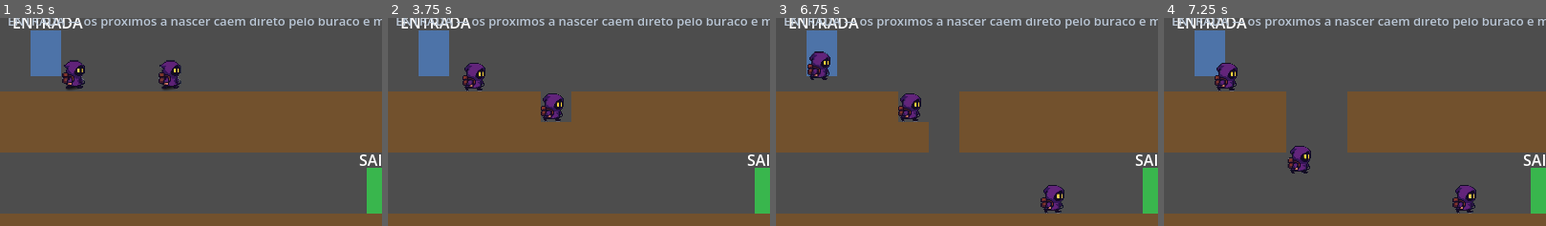
Above: before the commit, frames 1-4 (left to right).
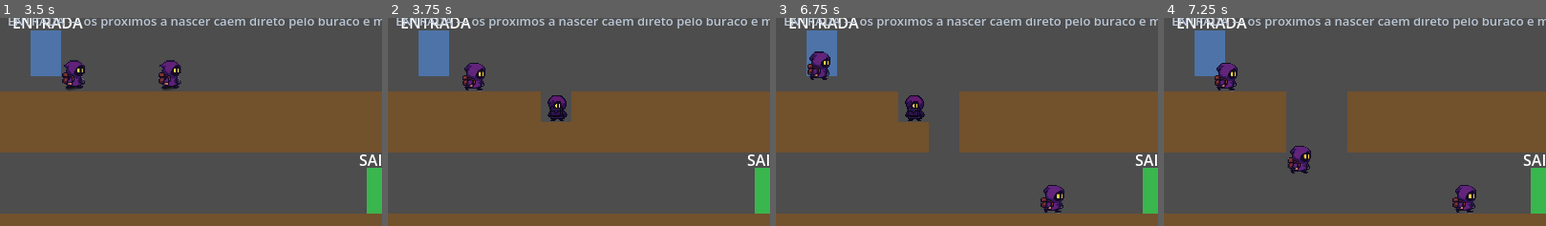
Above: after the commit, the same moments.

Repository: Thiago-FR/lemmings-copy
Game: Godot game, scene res://scenes/main/main_menu.tscn
Same seed, same stepped clock (60 frames per second), same inputs: the game is played once before the commit and once after it.
Inputs (mouse positions are % of the whole screen's width and height, from its top left):
- Up to frame 1 (3.5 s): click "Digger" at 0.5 s; click "Digger (3)" at 1.25 s; click "Digger (3)" at 2 s; click "Digger (3)" at 2.75 s
- Up to frame 2 (3.75 s): tap Enter at 3.5 s; drag from (23, 31) to (50, 59) at 3.52 s
- Up to frame 3 (6.75 s): click "Digger (2)" at 4.25 s; click "Digger (2)" at 5 s; click "Digger (2)" at 5.75 s; drag from (17, 31) to (50, 59) at 6.52 s
- Up to frame 4 (7.25 s): no input
The pictures show only the part of the screen within x 0-50%, y 17-67%; the shares and areas given below are measured in that part.

Frame 1 is identical in both runs. In frame 2, 0.6% of the frame differs, in the area x 40-47%, y 36-50%; in frame 3, 0.6%; in frame 4, nothing differs.

Commit message:
Add a front-facing digging animation built from the existing wizard art
Composited rather than drawn: at ~30x34 on screen anything hand-authored
next to these frames reads as a different character, which an earlier
attempt at a from-scratch sprite demonstrated.

tools/build_dig_frames.py starts from the back-facing climb frame, which
already has the symmetric silhouette and two legs, erases the backpack and
the blur halo around it, refills from the robe colour sampled per row, and
pastes the hood opening and eyes from a walk frame into the centre. Four
frames squash the body vertically with the feet pinned.

Dark pixels are deliberately left alone — they are the outline, the arm
seams and the gap between the legs, and clearing them along with the
backpack flattened the body into a featureless blob. The per-row refill
takes the brightest quarter of each row rather than its mean, because a
row's robe pixels are mostly the shaded sides and averaging them left a
dark band across the chest.

Python here rather than GDScript (unlike build_terrain_tileset.gd) because
it is per-pixel mask work.

Co-Authored-By: Claude Opus 5 (1M context) <noreply@anthropic.com>

Diff:
--- a/scenes/characters/lemming.tscn
+++ b/scenes/characters/lemming.tscn
@@ -10,9 +10,34 @@
 [ext_resource type="Texture2D" uid="uid://i054bx3k7m67" path="res://assets/sprites/characters/wizard/climb_aligned_2.png" id="8_climb2"]
 [ext_resource type="Texture2D" uid="uid://t8c8n0j0lvvr" path="res://assets/sprites/characters/wizard/climb_aligned_3.png" id="9_climb3"]
 
+[ext_resource type="Texture2D" uid="uid://b7u3nclgd1vf7" path="res://assets/sprites/characters/wizard/dig_aligned_0.png" id="10_dig0"]
+[ext_resource type="Texture2D" uid="uid://cq2qicl02d6r7" path="res://assets/sprites/characters/wizard/dig_aligned_1.png" id="11_dig1"]
+[ext_resource type="Texture2D" uid="uid://dk2216q7rckw3" path="res://assets/sprites/characters/wizard/dig_aligned_2.png" id="12_dig2"]
+[ext_resource type="Texture2D" uid="uid://cu64x4nxuoxgb" path="res://assets/sprites/characters/wizard/dig_aligned_3.png" id="13_dig3"]
+
 [sub_resource type="SpriteFrames" id="SpriteFrames_lemming"]
 resource_name = "wizard_placeholder"
 animations = [{
+"frames": [{
+"duration": 1.0,
+"texture": ExtResource("10_dig0")
+},
+{
+"duration": 1.0,
+"texture": ExtResource("11_dig1")
+},
+{
+"duration": 1.0,
+"texture": ExtResource("12_dig2")
+},
+{
+"duration": 1.0,
+"texture": ExtResource("13_dig3")
+}],
+"loop": true,
+"name": &"dig",
+"speed": 10.0
+}, {
 "frames": [{
 "duration": 1.0,
 "texture": ExtResource("6_climb0")
--- a/scripts/characters/lemming_controller.gd
+++ b/scripts/characters/lemming_controller.gd
@@ -158,12 +158,22 @@
 	_update_animation()
 
 
-## Only the walk/climb cycles exist so far (see lemming.tscn); every other
-## state just falls back to "walk" until dedicated art is added.
+## Walk, climb and dig cycles exist (see lemming.tscn); every other state
+## still falls back to "walk" until it gets dedicated art.
 func _update_animation() -> void:
-	var animation_name := "climb" if state_machine.current_state == LemmingStateMachine.State.CLIMBING else "walk"
+	var animation_name := _animation_for_state()
 	if animated_sprite.animation != animation_name:
 		animated_sprite.play(animation_name)
+
+
+func _animation_for_state() -> StringName:
+	match state_machine.current_state:
+		LemmingStateMachine.State.CLIMBING:
+			return &"climb"
+		LemmingStateMachine.State.DIGGING:
+			return &"dig"
+		_:
+			return &"walk"
 
 
 func _process_falling() -> void:
Binary file added: assets/sprites/characters/wizard/dig_aligned_0.png
Not shown, added: assets/sprites/characters/wizard/dig_aligned_0.png.import
Binary file added: assets/sprites/characters/wizard/dig_aligned_1.png
Not shown, added: assets/sprites/characters/wizard/dig_aligned_1.png.import
Binary file added: assets/sprites/characters/wizard/dig_aligned_2.png
Not shown, added: assets/sprites/characters/wizard/dig_aligned_2.png.import
Binary file added: assets/sprites/characters/wizard/dig_aligned_3.png
Not shown, added: assets/sprites/characters/wizard/dig_aligned_3.png.import
Not shown, added: tests/diagnose_falling_through.gd.uid
